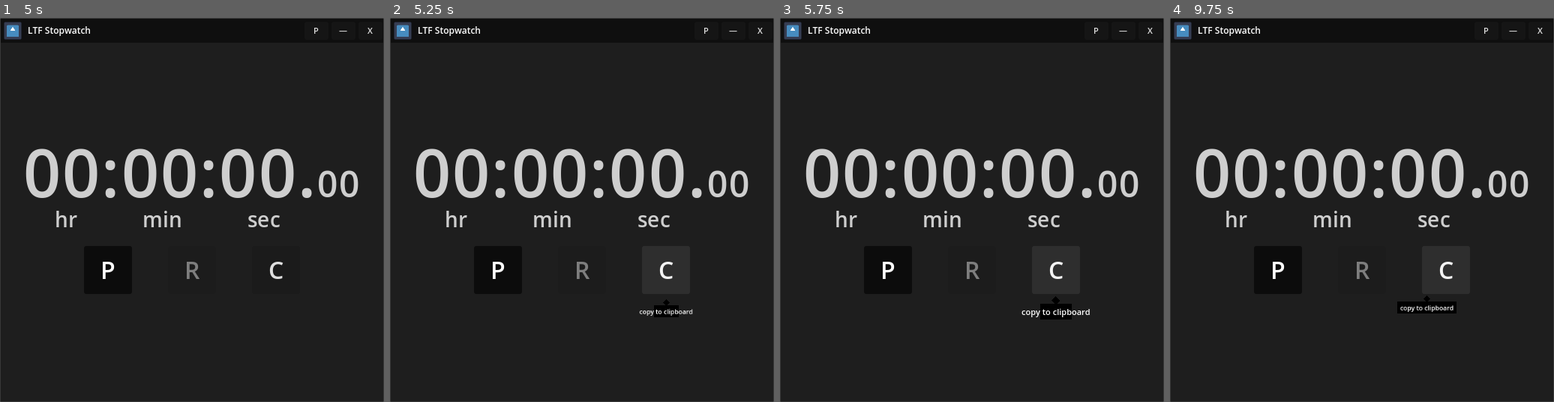
Above: before the commit, frames 1-4 (left to right).
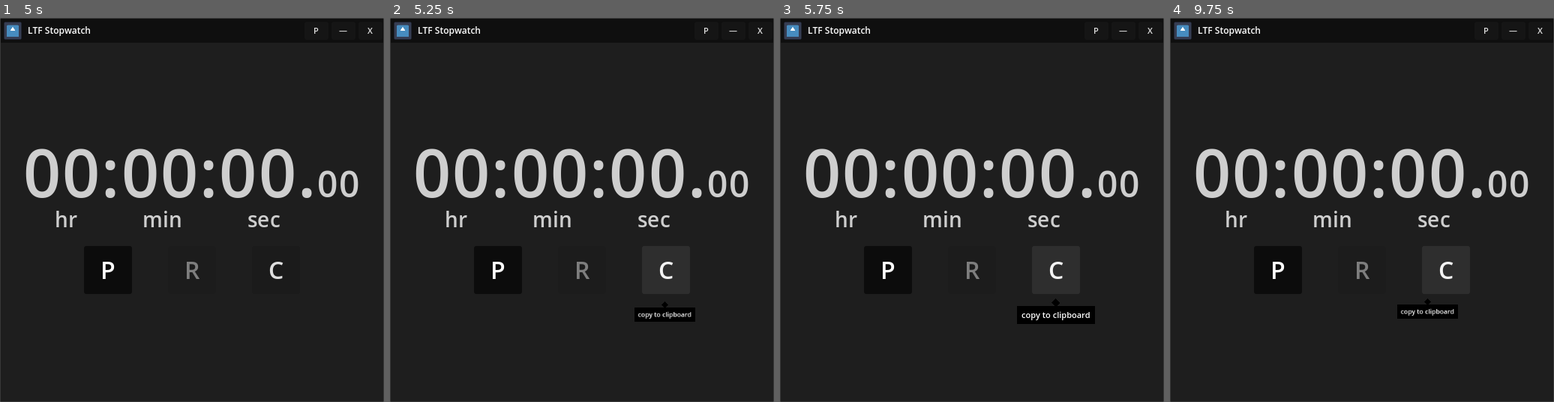
Above: after the commit, the same moments.

Repository: LiteFeather1/ltf-stopwatch
Game: Godot game, scene res://main.tscn
Same seed, same stepped clock (60 frames per second), same inputs: the game is played once before the commit and once after it. The engine's default icon, where the game draws it, is replaced by a stand-in: a white triangle on a blue panel in a dark square.
Inputs:
- Up to frame 1 (5 s): click "P" at 0.5 s; click "nP" at 1.25 s; click "—" at 2 s; click "S" at 2.75 s; click "P" at 3.5 s; click "C" at 4.25 s
- Up to frame 2 (5.25 s): click "C" at 5 s
- Up to frame 3 (5.75 s): no input
- Up to frame 4 (9.75 s): click "P" at 5.75 s; click "nP" at 6.5 s; click "—" at 7.25 s; click "P" at 8 s; click "C" at 8.75 s; click "C" at 9.5 s

Frame 1 is identical in both runs. In frame 2, 0.5% of the frame differs, in the area x 63-80%, y 73-80%; in frame 3, 0.8%, in the area x 61-83%, y 72-80%; in frame 4, 0.5%.

Commit message:
Fixed a bug where the size of the pop up was not being set properly

Diff:
--- a/scenes/pop_up.gd
+++ b/scenes/pop_up.gd
@@ -2,17 +2,27 @@
 
 
 @export var l_text: Label
-@export var label_padding := Vector2(10.0, 5.0)
+@export var label_padding := Vector2(12.0, 8.0)
 @export var dent: Control
 @export var _animation_duration := .25
 
+var font: Font
+var font_size : int
+
 var _tween: Tween
+
+
+func _ready() -> void:
+	font = l_text.get_theme_font("font")
+	font_size = l_text.get_theme_font_size("font_size")
+
 
 func pop_up(c: Control, text: String) -> void:
 	l_text.text = text
+	var s: Vector2 = font.get_string_size(text, HORIZONTAL_ALIGNMENT_CENTER, -1, font_size)
 
-	size = l_text.size + label_padding
-	pivot_offset = size * .5
+	size = s + label_padding
+	pivot_offset = s * .5
 
 	global_position = Vector2(
 		c.global_position.x + (c.size.x - size.x) * .5,
--- a/scenes/pop_up.tscn
+++ b/scenes/pop_up.tscn
@@ -33,7 +33,6 @@
 grow_horizontal = 2
 grow_vertical = 2
 theme_override_font_sizes/font_size = 11
-text = "aaaaa"
 horizontal_alignment = 1
 vertical_alignment = 1
 
--- a/scenes/stopwatch_ui.tscn
+++ b/scenes/stopwatch_ui.tscn
@@ -41,7 +41,7 @@
 disabled = true
 text = "R"
 script = ExtResource("3_wkdtx")
-pop_up_name = "Reset"
+pop_up_name = "reset"
 
 [node name="b_clipboard" type="Button" parent="HBoxContainer"]
 unique_name_in_owner = true
